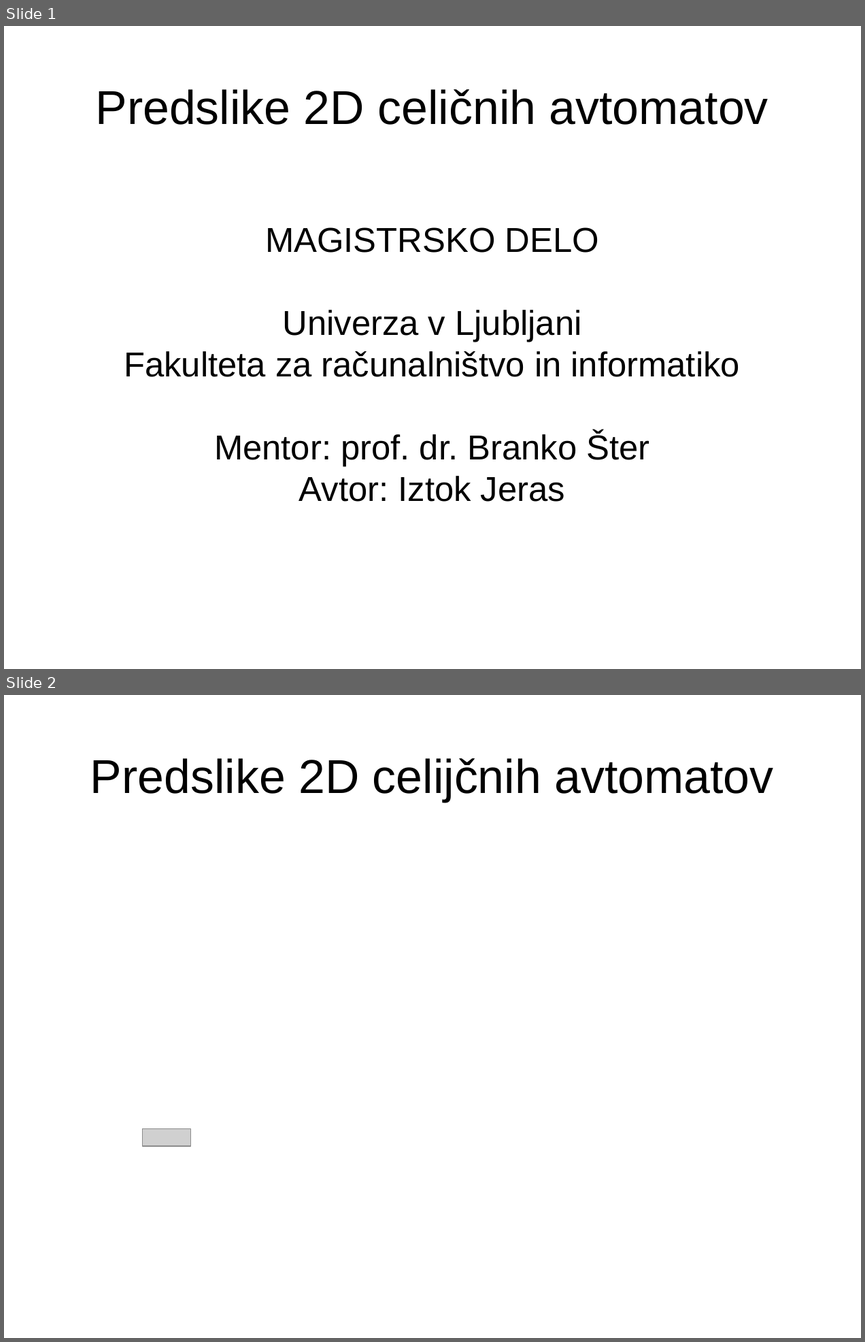
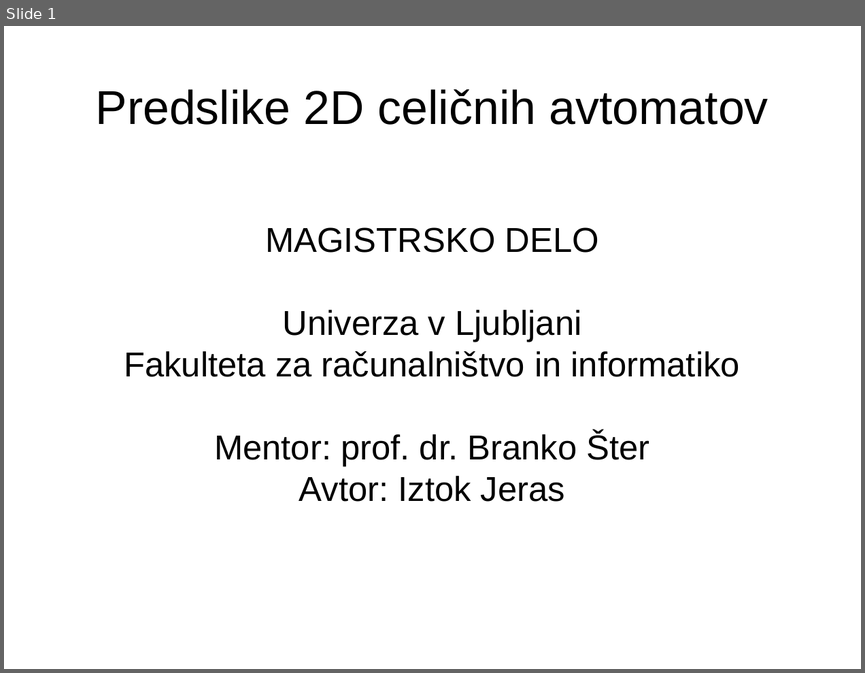
Before and after one commit to jeras/fri-latex-templates, a slide deck: predstavitev/predstavitev.odp. Shown one above the other, each under a label of ours: slides 1 and 2 before the commit, slide 1 after it. The pictures are 865x1342 and 865x673 pixels, drawn with LibreOffice and Linux fonts; fonts in the diff are those of the drawing; grey boxes stand for pictures. Boxes give left, top, right and bottom in pixels: in the first picture for what was removed or moved away, otherwise in the second. Text is boxed around its words. In the diff, an @@ line names an element or a change of style, - is before the commit and + after.

```diff
--- a/predstavitev/predstavitev.odp
+++ b/predstavitev/predstavitev.odp
@@ slide 2 removed at (4,695,861,1338), background #FFFFFF @@
@@ title removed at (90,758,773,802) @@
-Predslike 2D celijčnih avtomatov
@@ picture removed at (143,1129,190,1146) @@
```
Also in this commit, not shown: 6 slides added, 3 other files.
